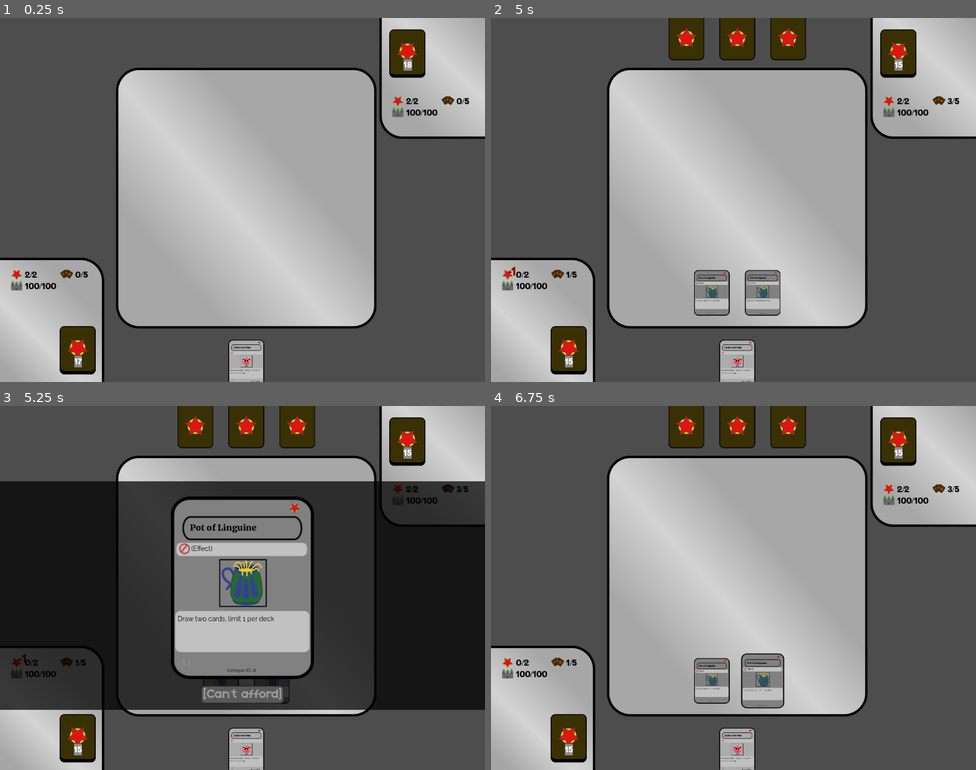
Above: before the commit, frames 1-4 (two rows, left to right).
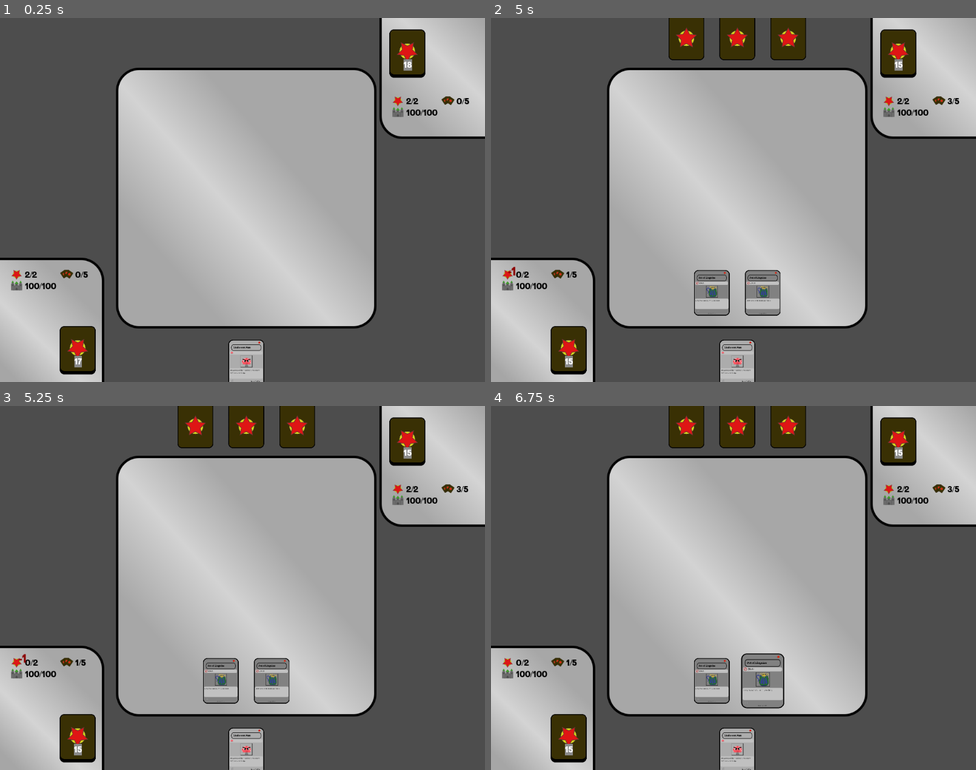
Above: after the commit, the same moments.

Repository: Mercerenies/evilcon-2024
Game: Godot game, scene res://debug/debug_room.tscn
Same seed, same stepped clock (60 frames per second), same inputs: the game is played once before the commit and once after it.
Inputs (mouse positions are in pixels of both pictures, inside the frame that each line leads up to):
- Up to frame 1 (0.25 s): no input
- Up to frame 2 (5 s): move the mouse to (738, 363) at 0.52 s; click (738, 363) at 0.67 s; click (738, 363) at 1.42 s; tap Enter at 2 s; move the mouse to (786, 363) at 2.02 s; click (786, 363) at 2.17 s; click "Play" at 2.75 s; tap Space at 3.5 s; move the mouse to (762, 363) at 3.52 s; click (762, 363) at 3.67 s; click "Play" at 4.25 s
- Up to frame 3 (5.25 s): tap Enter at 5 s; move the mouse to (223, 682) at 5.02 s; click (223, 682) at 5.17 s
- Up to frame 4 (6.75 s): move the mouse to (762, 682) at 5.77 s; click (762, 682) at 5.92 s; tap Space at 6.5 s; move the mouse to (786, 424) at 6.52 s; click (786, 424) at 6.67 s

Frames 1-2 are identical in both runs. In frame 3, 58% of the frame differs, in the area x 0-100%, y 20-84%; in frame 4, nothing differs.

Commit message:
ClickableCardDisplay inherits from PlayingCardDisplay now (tighter coupling)

Diff:
--- a/card_game/playing_card/clickable_card_display/clickable_card_display.gd
+++ b/card_game/playing_card/clickable_card_display/clickable_card_display.gd
@@ -1,5 +1,4 @@
-extends Node2D
-
+extends "res://card_game/playing_card/playing_card_display/playing_card_display.gd"
 
 signal card_clicked
 
@@ -10,23 +9,15 @@
 @onready var base_scale = scale
 
 
-func set_card(card) -> void:
-    $PlayingCardDisplay.set_card(card)
-
-
-func get_card():
-    return $PlayingCardDisplay.card_type
-
-
 func on_added_to_strip(strip) -> void:
     _owning_strip = strip
 
 
-func _on_playing_card_display_mouse_entered():
+func _on_mouse_entered():
     _mouse_overlapping = true
 
 
-func _on_playing_card_display_mouse_exited():
+func _on_mouse_exited():
     _mouse_overlapping = false
 
 
--- a/card_game/playing_card/clickable_card_display/clickable_card_display.tscn
+++ b/card_game/playing_card/clickable_card_display/clickable_card_display.tscn
@@ -1,12 +1,10 @@
-[gd_scene load_steps=3 format=3 uid="uid://bf0toona2ugb7"]
+[gd_scene load_steps=3 format=3 uid="uid://duefqdwqjkkdl"]
 
 [ext_resource type="Script" path="res://card_game/playing_card/clickable_card_display/clickable_card_display.gd" id="1_30710"]
 [ext_resource type="PackedScene" uid="uid://d1hh31lpc0qp6" path="res://card_game/playing_card/playing_card_display/playing_card_display.tscn" id="1_k1oou"]
 
-[node name="ClickableCardDisplay" type="Node2D"]
+[node name="ClickableCardDisplay" instance=ExtResource("1_k1oou")]
 script = ExtResource("1_30710")
 
-[node name="PlayingCardDisplay" parent="." instance=ExtResource("1_k1oou")]
-
-[connection signal="mouse_entered" from="PlayingCardDisplay" to="." method="_on_playing_card_display_mouse_entered"]
-[connection signal="mouse_exited" from="PlayingCardDisplay" to="." method="_on_playing_card_display_mouse_exited"]
+[connection signal="mouse_entered" from="." to="." method="_on_mouse_entered"]
+[connection signal="mouse_exited" from="." to="." method="_on_mouse_exited"]
--- a/card_game/playing_field/playing_field.gd
+++ b/card_game/playing_field/playing_field.gd
@@ -142,9 +142,13 @@
     card_node.card_clicked.connect(_on_hand_card_node_card_clicked.bind(card_node))
 
 
+func _on_play_strip_card_added(card_node):
+    pass # TODO card_node.card_clicked.connect(_on_played_card_node_card_clicked.bind(card_node))
+
+
 func _on_hand_card_node_card_clicked(card_node):
     var viewport_size = get_viewport().get_visible_rect()
-    var card_type = card_node.get_card()
+    var card_type = card_node.card_type
     var card_row = ScrollableCardRow.instantiate()
     card_row.card_display_scene = PlayingCardDisplay
     card_row.margin_below = 64
--- a/card_game/playing_field/playing_field.tscn
+++ b/card_game/playing_field/playing_field.tscn
@@ -92,11 +92,11 @@
 
 [connection signal="card_added" from="BottomHand" to="." method="_on_bottom_hand_card_added"]
 [connection signal="cards_modified" from="BottomHand" to="." method="_on_bottom_hand_cards_modified"]
-[connection signal="card_added" from="BottomEffectStrip" to="." method="_on_bottom_hand_card_added"]
-[connection signal="card_added" from="BottomMinionStrip" to="." method="_on_bottom_hand_card_added"]
+[connection signal="card_added" from="BottomEffectStrip" to="." method="_on_play_strip_card_added"]
+[connection signal="card_added" from="BottomMinionStrip" to="." method="_on_play_strip_card_added"]
 [connection signal="cards_modified" from="TopHand" to="." method="_on_top_hand_cards_modified"]
-[connection signal="card_added" from="TopEffectStrip" to="." method="_on_bottom_hand_card_added"]
-[connection signal="card_added" from="TopMinionStrip" to="." method="_on_bottom_hand_card_added"]
+[connection signal="card_added" from="TopEffectStrip" to="." method="_on_play_strip_card_added"]
+[connection signal="card_added" from="TopMinionStrip" to="." method="_on_play_strip_card_added"]
 
 [editable path="BottomEffectStrip"]
 [editable path="BottomMinionStrip"]
Not shown: 1 places in card_game/playing_field/playing_field.tscn that only renumber resources
